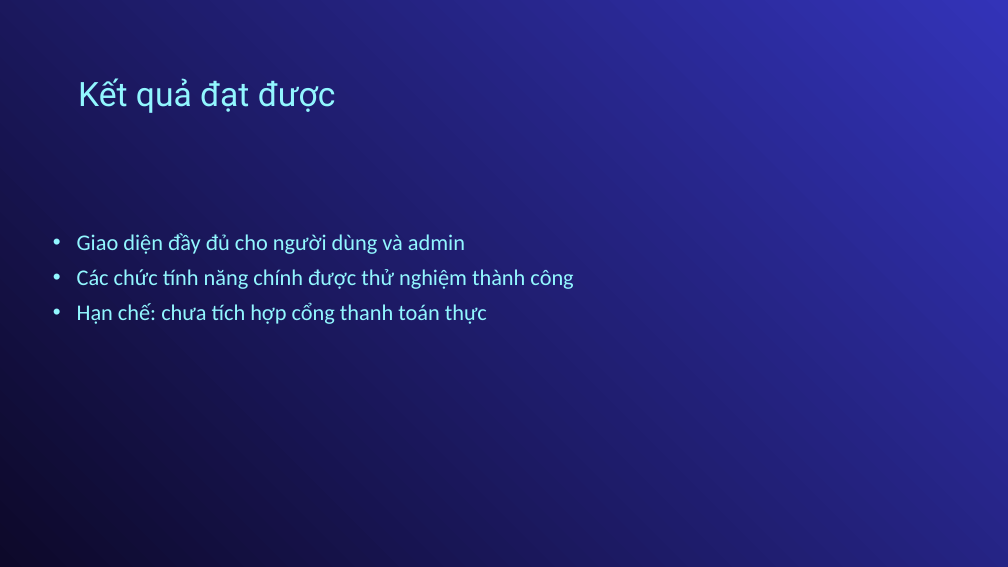
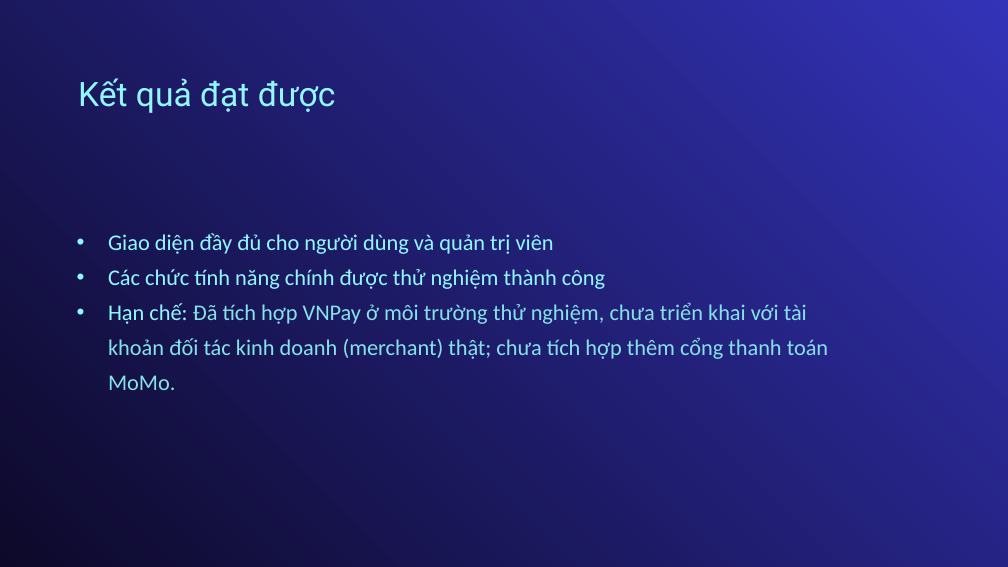
Before and after one commit to truongtonguyen/tn-da22ttb-110122127-truongnguyentonguyen-htquanlydaugiamathangdientu, a slide deck: slide 13 of docs/110122127-TruongNguyenToNguyen-Báo cáo-Khóa luận TN.pptx (slide 14 before the commit). Drawn at 1008x567 pixels with LibreOffice and Linux fonts; fonts in the diff are those of the drawing. Boxes give left, top, right and bottom in pixels: in the first picture for what was removed or moved away, otherwise in the second. Text is boxed around its words. In the diff, an @@ line names an element or a change of style, - is before the commit and + after.

Commit message:
Thêm ví, phí tham gia

```diff
--- a/docs/110122127-TruongNguyenToNguyen-Báo cáo-Khóa luận TN.pptx
+++ b/docs/110122127-TruongNguyenToNguyen-Báo cáo-Khóa luận TN.pptx
@@ text at [108, 233, 554, 254]: text changed @@
-• Giao diện đầy đủ cho người dùng và admin
+• Giao diện đầy đủ cho người dùng và quản trị viên
@@ text at [108, 269, 605, 289]: indent changed @@
@@ text at [108, 302, 828, 390]: text changed; text colour #92F7FF to #86E2E9 @@
-• Hạn chế: chưa tích hợp cổng thanh toán thực
+• Hạn chế: Đã tích hợp VNPay ở môi trường thử nghiệm, chưa triển khai với tài khoản đối tác kinh doanh (merchant) thật; chưa tích hợp thêm cổng thanh toán MoMo.
```
Also in this commit, not shown: 10 other slides changed, 1 slide removed, 54 other files.
